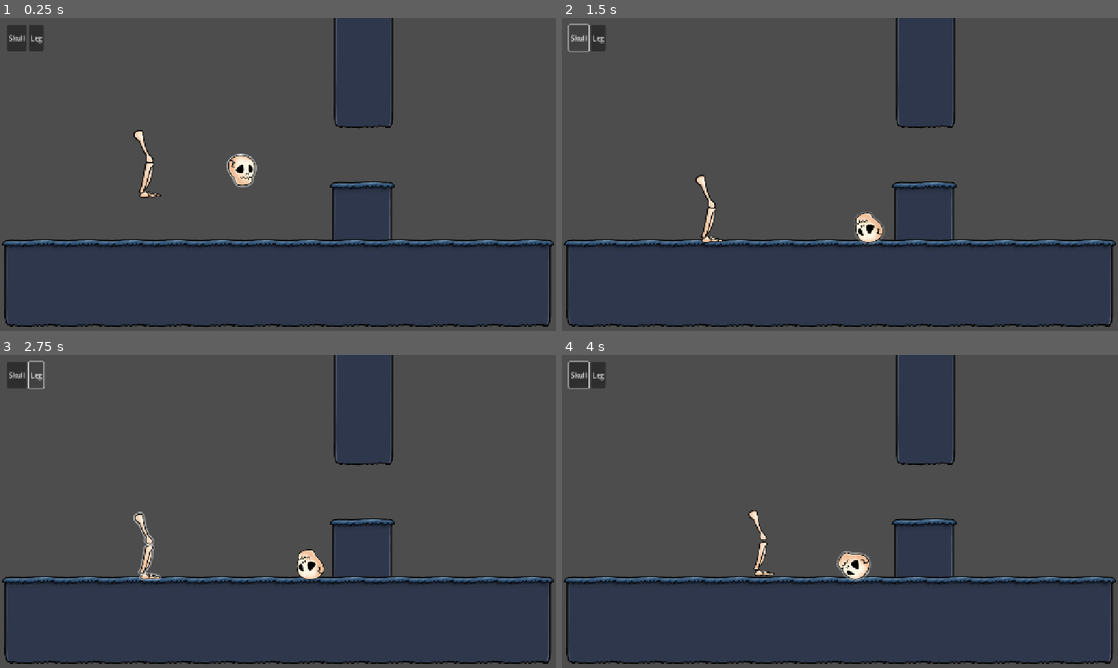
Above: before the commit, frames 1-4 (two rows, left to right).
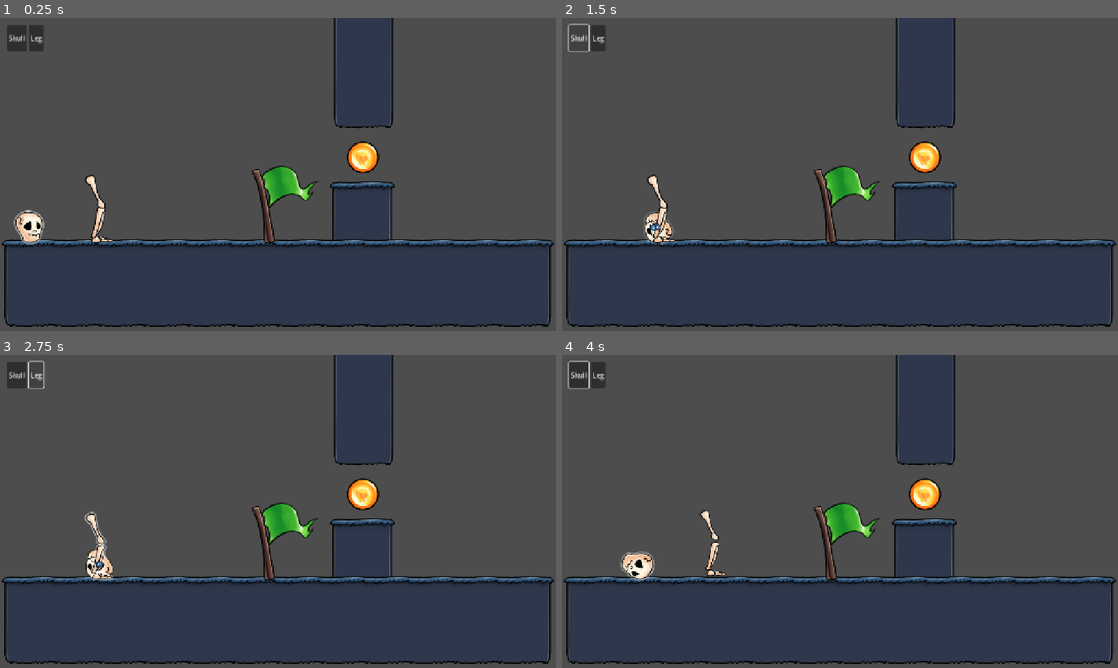
Above: after the commit, the same moments.

Repository: KettLovahr/ludum-dare-58
Game: Godot game, scene res://Scenes/Levels/01.tscn
The game is run twice, just before and just after one commit, with the same random seed, the same clock (stepped at 60 frames per second) and the same inputs. The engine's default icon, where the game draws it, is replaced by a stand-in: a white triangle on a blue panel in a dark square.
Inputs (mouse positions are in pixels of both pictures, inside the frame that each line leads up to):
- Up to frame 1 (0.25 s): no input
- Up to frame 2 (1.5 s): move the mouse to (801, 215) at 0.52 s; hold Right (move_right) 0.53-1.25 s; tap Space (move_action) at 0.6 s; click (801, 215) at 0.67 s; tap Up (move_up) at 0.77 s; click "Skull" at 1.25 s
- Up to frame 3 (2.75 s): click "Leg" at 2 s
- Up to frame 4 (4 s): tap Enter at 2.75 s; move the mouse to (712, 545) at 2.77 s; hold Right (move_right) 2.78-3.53 s; tap Space (move_action) at 2.85, 3.6 s; click (712, 545) at 2.92 s; tap Up (move_up) at 3.02 s; move the mouse to (895, 442) at 3.52 s; hold Left (move_left) from 3.53 s (still down)

The runs differ from the first frame. In frame 1, 3.0% of the frame differs, in the area x 2-69%, y 35-73%; in frame 2, 2.7%; in frame 3, 2.8%; in frame 4, 2.9%.

Commit message:
Implement coin and flags

Diff:
--- a/Scenes/Levels/01.tscn
+++ b/Scenes/Levels/01.tscn
@@ -6,6 +6,8 @@
 [ext_resource type="PackedScene" uid="uid://bnichbfjk6ywa" path="res://Scenes/Objects/Player/Parts/Skull/Skull.tscn" id="2_rfhst"]
 [ext_resource type="PackedScene" uid="uid://ckjovd4m5x8h4" path="res://Scenes/Objects/Player/Parts/Leg/Leg.tscn" id="4_cv17v"]
 [ext_resource type="Texture2D" uid="uid://bnflm07rloebr" path="res://Assets/Environment/Grass.png" id="6_mfwng"]
+[ext_resource type="PackedScene" uid="uid://dum6w4upon77l" path="res://Scenes/Objects/Coin/Coin.tscn" id="7_a2roa"]
+[ext_resource type="PackedScene" uid="uid://b3ye10a2hbdvu" path="res://Scenes/Objects/Flag/Flag.tscn" id="8_pdtvn"]
 
 [sub_resource type="TileSetAtlasSource" id="TileSetAtlasSource_cv17v"]
 texture = ExtResource("1_wi0lj")
@@ -27,8 +29,10 @@
 [sub_resource type="RectangleShape2D" id="RectangleShape2D_wmfcf"]
 size = Vector2(1256, 197)
 
-[node name="01" type="Node2D"]
+[node name="01" type="Node2D" node_paths=PackedStringArray("coin", "flag")]
 script = ExtResource("1_v8iqp")
+coin = NodePath("Coin")
+flag = NodePath("Flag")
 
 [node name="TileMapLayer" type="TileMapLayer" parent="."]
 visible = false
@@ -40,10 +44,10 @@
 [node name="PlayerRoot" parent="." instance=ExtResource("2_cv17v")]
 
 [node name="Skull" parent="PlayerRoot" instance=ExtResource("2_rfhst")]
-position = Vector2(556, 318)
+position = Vector2(67, 471)
 
 [node name="Leg" parent="PlayerRoot" instance=ExtResource("4_cv17v")]
-position = Vector2(342, 325)
+position = Vector2(231, 453)
 
 [node name="Ground3" type="NinePatchRect" parent="."]
 offset_left = 761.0
@@ -98,3 +102,12 @@
 [node name="CollisionShape2D" type="CollisionShape2D" parent="Ground1/StaticBody2D"]
 position = Vector2(637, 103.5)
 shape = SubResource("RectangleShape2D_wmfcf")
+
+[node name="Coin" parent="." instance=ExtResource("7_a2roa")]
+position = Vector2(836, 321)
+
+[node name="Flag" parent="." node_paths=PackedStringArray("player_root") instance=ExtResource("8_pdtvn")]
+position = Vector2(620, 510)
+collision_layer = 2
+collision_mask = 2
+player_root = NodePath("../PlayerRoot")
--- a/Scenes/Levels/LevelState.gd
+++ b/Scenes/Levels/LevelState.gd
@@ -4,8 +4,20 @@
 var time: float = 0
 @export var target_time: float = 0
 
+@export var coin: Coin
+@export var flag: Flag
+
 var coin_collected: bool = false
 var flag_reached: bool = false
 
+var time_running: bool = true
+
+func _ready():
+	coin.collected.connect(func(): coin_collected = true)
+	flag.flag_reached.connect(func(): complete_level())
+
 func _process(delta):
 	time += delta
+
+func complete_level():
+	print("nivel completificado!!")
--- /dev/null
+++ b/Scenes/Objects/Coin/Coin.gd
@@ -0,0 +1,17 @@
+extends Area2D
+class_name Coin
+
+signal collected
+
+var active: bool = true
+
+const TIME = 0.4
+
+func _on_body_entered(body: Node2D) -> void:
+	print("hewo")
+	if body is PlayerPart and active:
+		collected.emit()
+		active = false
+		create_tween().tween_property(self, "modulate", Color.TRANSPARENT, TIME)
+		await get_tree().create_timer(TIME).timeout
+		queue_free()
--- /dev/null
+++ b/Scenes/Objects/Coin/Coin.tscn
@@ -0,0 +1,20 @@
+[gd_scene load_steps=4 format=3 uid="uid://dum6w4upon77l"]
+
+[ext_resource type="Texture2D" uid="uid://dv4v7dhqu1ib2" path="res://Assets/Environment/Coin.png" id="1_6flao"]
+[ext_resource type="Script" uid="uid://ba6jjpt854so2" path="res://Scenes/Objects/Coin/Coin.gd" id="1_xhx7q"]
+
+[sub_resource type="CircleShape2D" id="CircleShape2D_q3dcv"]
+radius = 37.0
+
+[node name="Coin" type="Area2D"]
+collision_layer = 2
+collision_mask = 2
+script = ExtResource("1_xhx7q")
+
+[node name="Coin" type="Sprite2D" parent="."]
+texture = ExtResource("1_6flao")
+
+[node name="CollisionShape2D" type="CollisionShape2D" parent="."]
+shape = SubResource("CircleShape2D_q3dcv")
+
+[connection signal="body_entered" from="." to="." method="_on_body_entered"]
--- /dev/null
+++ b/Scenes/Objects/Flag/Flag.gd
@@ -0,0 +1,25 @@
+extends Area2D
+class_name Flag
+
+signal flag_reached
+
+var parts_reached: Array[PlayerPart]
+@export var player_root: PlayerRoot
+var target_count: int
+
+func _ready():
+	target_count = len(player_root.get_children().filter(func(x): return x is PlayerPart))
+
+func _on_body_entered(body: Node2D) -> void:
+	if body is PlayerPart and body not in parts_reached:
+		parts_reached.append(body)
+	if len(parts_reached) == target_count:
+		flag_reached.emit()
+	print(parts_reached)
+
+func _on_body_exited(body: Node2D) -> void:
+	for i in range(len(parts_reached)):
+		if parts_reached[i] == body:
+			parts_reached.remove_at(i)
+			break
+	print(parts_reached)
--- /dev/null
+++ b/Scenes/Objects/Flag/Flag.tscn
@@ -0,0 +1,21 @@
+[gd_scene load_steps=4 format=3 uid="uid://b3ye10a2hbdvu"]
+
+[ext_resource type="Texture2D" uid="uid://mirafuy75flh" path="res://Assets/Environment/Flag.png" id="1_aypam"]
+[ext_resource type="Script" uid="uid://ra4qxsir5f1n" path="res://Scenes/Objects/Flag/Flag.gd" id="1_p3una"]
+
+[sub_resource type="RectangleShape2D" id="RectangleShape2D_atme4"]
+size = Vector2(260, 173)
+
+[node name="Flag" type="Area2D"]
+script = ExtResource("1_p3una")
+
+[node name="CollisionShape2D" type="CollisionShape2D" parent="."]
+position = Vector2(0, -86.5)
+shape = SubResource("RectangleShape2D_atme4")
+
+[node name="Flag" type="Sprite2D" parent="."]
+position = Vector2(36, -80)
+texture = ExtResource("1_aypam")
+
+[connection signal="body_entered" from="." to="." method="_on_body_entered"]
+[connection signal="body_exited" from="." to="." method="_on_body_exited"]
Not shown: 1 places in Scenes/Levels/01.tscn that only renumber resources
Not shown, added: Scenes/Objects/Coin/Coin.gd.uid
Not shown, added: Scenes/Objects/Flag/Flag.gd.uid
